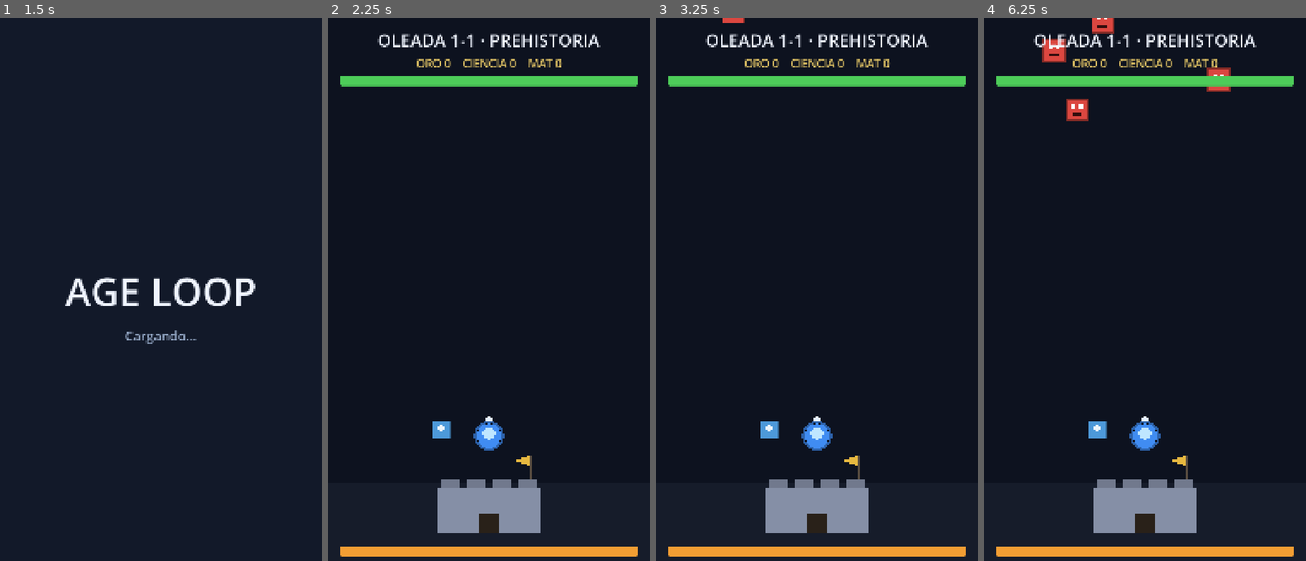
Above: before the commit, frames 1-4 (left to right).
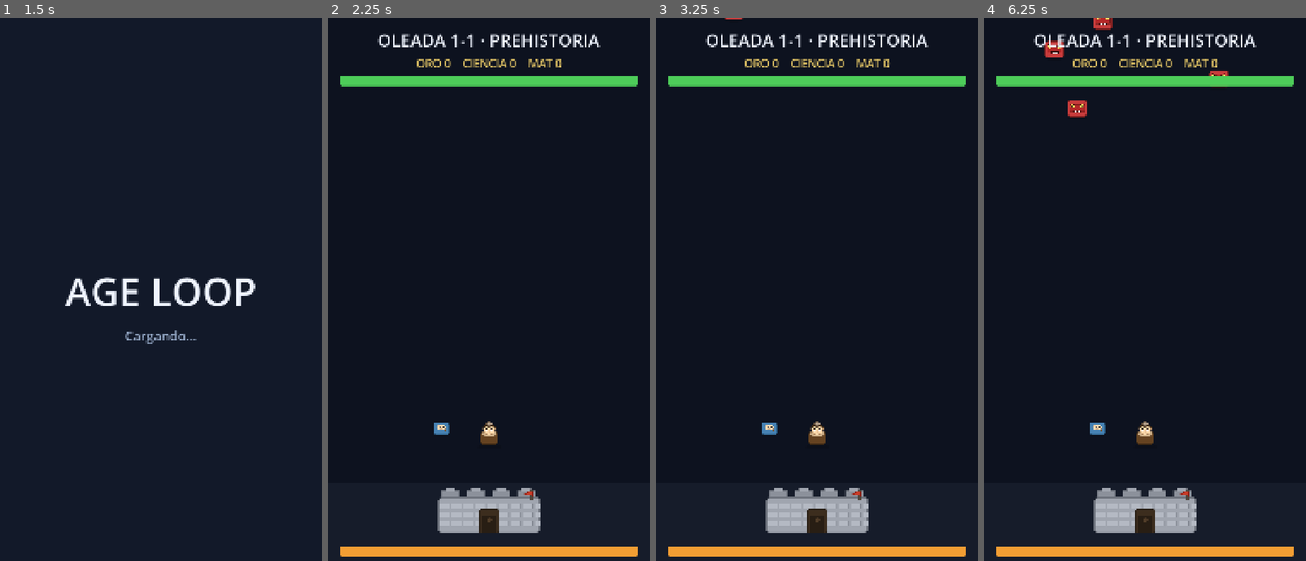
Above: after the commit, the same moments.

Repository: Kaitach/age-loop
Game: Godot game, scene res://scenes/bootstrap/bootstrap.tscn
Two runs of this game, one before a commit and one after it. Both use one fixed random seed, a clock stepped at 60 frames per second and the inputs below.
Inputs:
- Up to frame 1 (1.5 s): tap Enter at 0.5 s; tap Space at 1.25 s
- Up to frame 2 (2.25 s): click "JUGAR" at 2 s
- Up to frame 3 (3.25 s): tap Enter at 2.75 s
- Up to frame 4 (6.25 s): no input

Frame 1 is identical in both runs. In frame 2, 3.2% of the frame differs, in the area x 32-66%, y 73-95%; in frame 3, 3.2%; in frame 4, 4.0%, in the area x 18-77%, y 0-95%.

Commit message:
feat: add sprites for player, enemies, bosses, base, units and projectile

Diff:
--- a/project.godot
+++ b/project.godot
@@ -7,7 +7,7 @@
 [application]
 
 config/name="AGE LOOP"
-config/version="1.0.1"
+config/version="1.0.2"
 run/main_scene="res://scenes/bootstrap/bootstrap.tscn"
 config/features=PackedStringArray("4.7", "Mobile")
 boot_splash/bg_color=Color(0.0705882, 0.0980392, 0.160784, 1)
--- a/scenes/menu/main_menu.tscn
+++ b/scenes/menu/main_menu.tscn
@@ -80,7 +80,7 @@
 layout_mode = 2
 theme_override_colors/font_color = Color(0.6, 0.68, 0.8, 1)
 theme_override_font_sizes/font_size = 48
-text = "Version 1.0.1"
+text = "Version 1.0.2"
 horizontal_alignment = 1
 vertical_alignment = 1
 
--- a/scripts/battle/base_building.gd
+++ b/scripts/battle/base_building.gd
@@ -14,6 +14,11 @@
 	max_health = base_max_health + Upgrades.bonus_value("base_health") + wall_bonus
 	super()
 	add_to_group("base_fort")
+	var spr := Sprite2D.new()
+	spr.texture = load("res://assets/buildings/base.png") as Texture2D
+	spr.centered = true
+	spr.position = Vector2(0, -75)
+	add_child(spr)
 
 func _process(delta: float) -> void:
 	super(delta)
@@ -22,15 +27,4 @@
 	queue_redraw()
 
 func _draw() -> void:
-	var alive := is_alive()
-	var wall_color := Color(0.52, 0.56, 0.65) if alive else Color(0.3, 0.31, 0.34)
-	var top_y := -HEIGHT
-	draw_rect(Rect2(-WIDTH * 0.5, top_y, WIDTH, HEIGHT), wall_color)
-	for i in range(4):
-		var x := -WIDTH * 0.5 + i * (WIDTH / 4.0) + 10.0
-		draw_rect(Rect2(x, top_y - 26.0, WIDTH / 4.0 - 20.0, 26.0), wall_color.darkened(0.15))
-	draw_rect(Rect2(-34, -64, 68, 64), Color(0.16, 0.13, 0.1))
-	draw_line(Vector2(WIDTH * 0.5 - 30, top_y - 26.0), Vector2(WIDTH * 0.5 - 30, top_y - 110.0), Color(0.35, 0.3, 0.25), 6.0)
-	var flag_color := Color(0.9, 0.72, 0.25) if alive else Color(0.45, 0.42, 0.38)
-	draw_colored_polygon(PackedVector2Array([Vector2(WIDTH * 0.5 - 30, top_y - 110.0), Vector2(WIDTH * 0.5 - 90, top_y - 92.0), Vector2(WIDTH * 0.5 - 30, top_y - 74.0)]), flag_color)
-	_draw_hp_bar(WIDTH + 80.0, top_y - 60.0)
+	_draw_hp_bar(WIDTH + 80.0, -HEIGHT - 60.0)
--- a/scripts/battle/player.gd
+++ b/scripts/battle/player.gd
@@ -27,6 +27,10 @@
 	critical_damage = float(final_stats["critical_damage"])
 	super()
 	add_to_group("player")
+	var spr := Sprite2D.new()
+	spr.texture = load("res://assets/characters/player.png") as Texture2D
+	spr.centered = true
+	add_child(spr)
 
 func _process(delta: float) -> void:
 	super(delta)
@@ -79,8 +83,4 @@
 	super()
 
 func _draw() -> void:
-	draw_arc(Vector2.ZERO, BODY_RADIUS, 0.0, TAU, 40, Color(0.25, 0.55, 0.95).darkened(0.3), 7.0)
-	draw_circle(Vector2.ZERO, BODY_RADIUS - 5.0, Color(0.25, 0.55, 0.95))
-	draw_circle(Vector2(0, -8), BODY_RADIUS * 0.45, Color(0.75, 0.9, 1.0))
-	draw_colored_polygon(PackedVector2Array([Vector2(0, -BODY_RADIUS - 26), Vector2(-14, -BODY_RADIUS - 4), Vector2(14, -BODY_RADIUS - 4)]), Color(0.9, 0.95, 1.0))
 	_draw_hp_bar(BODY_RADIUS + 44, -BODY_RADIUS - 36.0)
--- a/scripts/battle/projectile.gd
+++ b/scripts/battle/projectile.gd
@@ -17,6 +17,10 @@
 
 func _ready() -> void:
 	add_to_group("projectiles")
+	var spr := Sprite2D.new()
+	spr.texture = load("res://assets/projectiles/projectile.png") as Texture2D
+	spr.centered = true
+	add_child(spr)
 
 func _process(delta: float) -> void:
 	if is_instance_valid(target) and target.is_alive():
@@ -32,5 +36,3 @@
 
 func _draw() -> void:
 	draw_line(Vector2.ZERO, -_direction * 26.0, Color(0.5, 0.85, 1.0, 0.4), 5.0)
-	draw_circle(Vector2.ZERO, RADIUS, Color(0.5, 0.85, 1.0))
-	draw_circle(Vector2.ZERO, RADIUS * 0.45, Color(0.9, 0.98, 1.0))
--- a/scripts/enemies/enemy.gd
+++ b/scripts/enemies/enemy.gd
@@ -41,6 +41,7 @@
 func _ready() -> void:
 	super()
 	add_to_group("enemies")
+	_add_sprite()
 
 func _process(delta: float) -> void:
 	super(delta)
@@ -97,18 +98,19 @@
 	remove_from_group("enemies")
 	super()
 
+func _add_sprite() -> void:
+	var path := "res://assets/enemies/%s.png" % enemy_id
+	if not ResourceLoader.exists(path):
+		path = "res://assets/enemies/normal.png"
+	var tex = load(path) as Texture2D
+	if tex == null:
+		return
+	var spr := Sprite2D.new()
+	spr.texture = tex
+	spr.centered = true
+	add_child(spr)
+
 func _draw() -> void:
 	var half := body_size * 0.5
-	var body := Rect2(-half, -half, body_size, body_size)
-	draw_rect(body, body_color)
-	draw_rect(body, body_color.darkened(0.4), false, 5.0)
-	var eye := body_size * 0.18
-	draw_rect(Rect2(-eye * 1.4, -body_size * 0.25, eye, eye), Color(1, 1, 1))
-	draw_rect(Rect2(eye * 0.4, -body_size * 0.25, eye, eye), Color(1, 1, 1))
-	draw_rect(Rect2(-body_size * 0.22, body_size * 0.16, body_size * 0.44, body_size * 0.1), Color(0.2, 0.05, 0.05))
-	if is_boss:
-		for i in range(3):
-			var x := -half * 0.55 + i * half * 0.55
-			draw_colored_polygon(PackedVector2Array([Vector2(x - half * 0.14, -half), Vector2(x, -half - body_size * 0.22), Vector2(x + half * 0.14, -half)]), Color(0.95, 0.8, 0.3))
 	var bar_width := maxf(body_size + 24.0, BOSS_BAR_WIDTH if is_boss else 0.0)
 	_draw_hp_bar(bar_width, -half - 30.0)
--- a/scripts/units/unit.gd
+++ b/scripts/units/unit.gd
@@ -36,6 +36,14 @@
 func _ready() -> void:
 	super()
 	add_to_group("allies")
+	var spr := Sprite2D.new()
+	var path := "res://assets/units/%s.png" % _type
+	if ResourceLoader.exists(path):
+		spr.texture = load(path) as Texture2D
+	else:
+		spr.texture = load("res://assets/units/archer.png") as Texture2D
+	spr.centered = true
+	add_child(spr)
 
 func _process(delta: float) -> void:
 	super(delta)
@@ -75,7 +83,4 @@
 
 func _draw() -> void:
 	var half := body_size * 0.5
-	draw_rect(Rect2(-half, -half, body_size, body_size), body_color)
-	draw_rect(Rect2(-half, -half, body_size, body_size), body_color.darkened(0.35), false, 4.0)
-	draw_circle(Vector2(0, -6), 10, Color(1, 1, 1, 0.9))
 	_draw_hp_bar(body_size + 16, -half - 22)
Binary file added: assets/buildings/base.png
Not shown, added: assets/buildings/base.png.import
Binary file added: assets/characters/player.png
Not shown, added: assets/characters/player.png.import
Binary file added: assets/enemies/berserker.png
Not shown, added: assets/enemies/berserker.png.import
Binary file added: assets/enemies/boss_chief.png
Not shown, added: assets/enemies/boss_chief.png.import
Binary file added: assets/enemies/boss_iron_general.png
Not shown, added: assets/enemies/boss_iron_general.png.import
Binary file added: assets/enemies/boss_mamut.png
Not shown, added: assets/enemies/boss_mamut.png.import
(and 20 more such lines)
